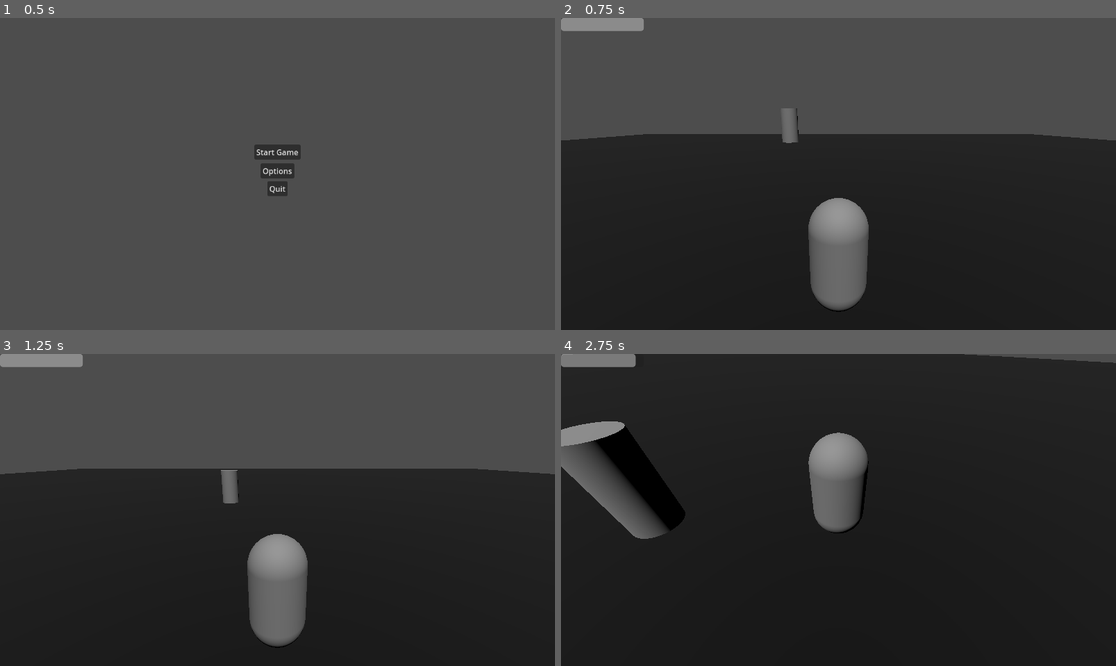
Above: before the commit, frames 1-4 (two rows, left to right).
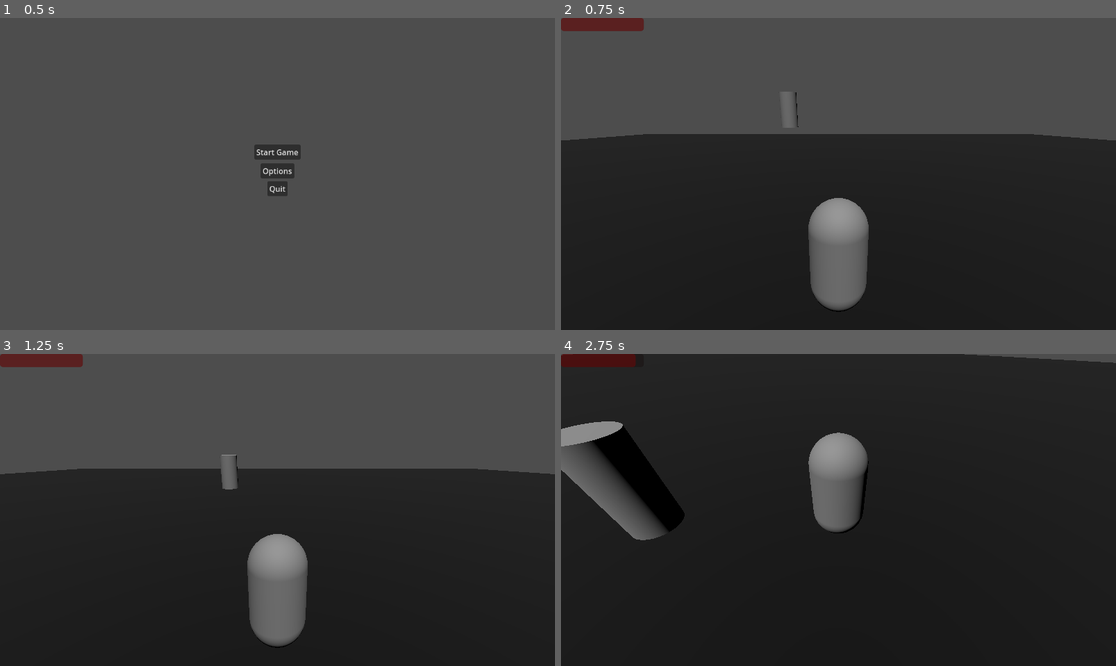
Above: after the commit, the same moments.

Repository: MikaelVV/Allmighty
Game: Godot game, scene res://Scenes/MainMenu.tscn
Same seed, same stepped clock (60 frames per second), same inputs: the game is played once before the commit and once after it.
Inputs (mouse positions are in pixels of both pictures, inside the frame that each line leads up to):
- Up to frame 1 (0.5 s): no input
- Up to frame 2 (0.75 s): click "Start Game" at 0.5 s
- Up to frame 3 (1.25 s): no input
- Up to frame 4 (2.75 s): tap Enter (ui_accept) at 1.25, 1.52, 2.27 s; move the mouse to (866, 510) at 1.27 s; hold W (move_forward) from 1.28 s (still down); move the mouse to (810, 510) at 2.02 s

Frame 1 is identical in both runs. In frame 2, 0.8% of the frame differs, in the area x 0-43%, y 0-41%; in frame 3, 0.8%; in frame 4, 0.8%, in the area x 0-23%, y 0-60%.

Commit message:
Inventoryn aloittamista

Diff:
--- a/Scenes/main.tscn
+++ b/Scenes/main.tscn
@@ -25,4 +25,5 @@
 transform = Transform3D(1, 0, 0, 0, 0.5, 0.866025, 0, -0.866025, 0.5, 0, 26.4065, 40.764)
 
 [node name="Cylinder" parent="." instance=ExtResource("2_5ofll")]
-transform = Transform3D(1, 0, 0, 0, 1, 0, 0, 0, 1, -3, 3.93805, -9.80002)
+transform = Transform3D(1, 0, 0, 0, 0.998484, -0.0550373, 0, 0.0550373, 0.998484, -3, 4.84502, -9.80002)
+inertia = Vector3(10, 2, 2)
--- a/Scenes/player.tscn
+++ b/Scenes/player.tscn
@@ -21,6 +21,47 @@
 offset_bottom = 27.0
 step = 1.0
 show_percentage = false
+
+[node name="InventoryMenu" type="Control" parent="Pivot/Camera3D"]
+visible = false
+layout_mode = 3
+anchors_preset = 8
+anchor_left = 0.5
+anchor_top = 0.5
+anchor_right = 0.5
+anchor_bottom = 0.5
+offset_left = -20.0
+offset_top = -20.0
+offset_right = 20.0
+offset_bottom = 20.0
+grow_horizontal = 2
+grow_vertical = 2
+
+[node name="PanelContainer" type="PanelContainer" parent="Pivot/Camera3D/InventoryMenu"]
+layout_mode = 1
+anchors_preset = 8
+anchor_left = 0.5
+anchor_top = 0.5
+anchor_right = 0.5
+anchor_bottom = 0.5
+offset_left = -260.0
+offset_top = -175.5
+offset_right = 260.0
+offset_bottom = 175.5
+grow_horizontal = 2
+grow_vertical = 2
+
+[node name="RichTextLabel" type="RichTextLabel" parent="Pivot/Camera3D/InventoryMenu"]
+layout_mode = 1
+anchors_preset = 5
+anchor_left = 0.5
+anchor_right = 0.5
+offset_left = -41.0
+offset_top = -156.0
+offset_right = 112.0
+offset_bottom = -93.0
+grow_horizontal = 2
+text = "Inventory"
 
 [node name="PauseMenu" type="Control" parent="Pivot/Camera3D"]
 process_mode = 2
--- a/Scripts/PlayerController.gd
+++ b/Scripts/PlayerController.gd
@@ -82,7 +82,9 @@
 		if health == 0:
 			kill_player()
 
+# Asettaa Healthbarin värin ja määrittää sille valuen.
 func _set_heatlhbar() -> void:
+	HealthBar.modulate = Color.DARK_RED
 	HealthBar.value = health
 
 
@@ -95,6 +97,3 @@
 		Input.set_mouse_mode(Input.MOUSE_MODE_VISIBLE)
 		get_tree().paused = true
 		pause_menu.show()
-
-func pauseMenu():
-	pass
--- a/project.godot
+++ b/project.godot
@@ -51,3 +51,8 @@
 "events": [Object(InputEventKey,"resource_local_to_scene":false,"resource_name":"","device":-1,"window_id":0,"alt_press …(182 unchanged characters)…
 ]
 }
+open_inventory={
+"deadzone": 0.5,
+"events": [Object(InputEventKey,"resource_local_to_scene":false,"resource_name":"","device":-1,"window_id":0,"alt_pressed":false,"shift_pressed":false,"ctrl_pressed":false,"meta_pressed":false,"pressed":false,"keycode":0,"physical_keycode":69,"key_label":0,"unicode":101,"echo":false,"script":null)
+]
+}
